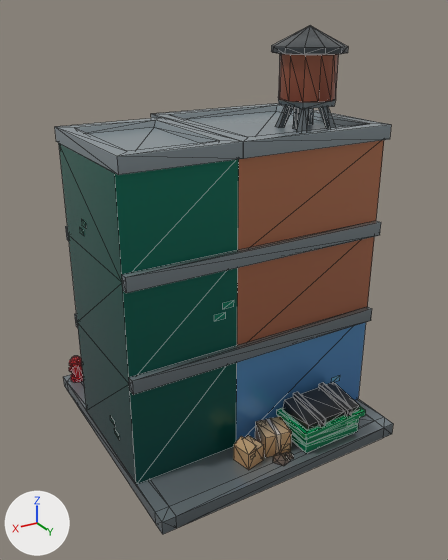
Renders of the glTF model model_3d/Building3/Building.glb from each side of a commit.
Before and after are seen from a 50 mm lens placed at (2.21, 3.78, 3.05), pointed at (0.02, 0.12, 1.22). The axes (+X, +Y, +Z) are drawn at lower left. The lights are the same throughout. Mesh edges are drawn as thin lines. Where no turn or scale is listed for an object, it has been applied to the vertices. Vertices at the same position are counted once.

The first picture shows 'building_G'.
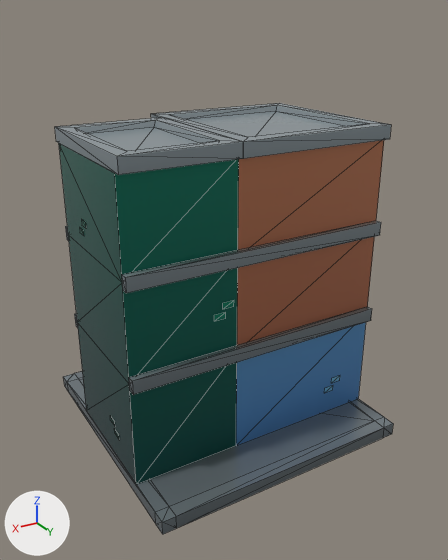
Changed parts and their boxes (x1, y1, x2, y2) in the pictures (448 x 560 px):
'building_G', reshaped (15% shorter)
    before: (55, 26, 393, 534)
    after: (55, 103, 393, 534)
part 1 of me_building_g, deleted
    before: (69, 26, 366, 470)

Diff of the bpy script that builds the scene:
```diff
--- a/model_3d/Building3/Building.glb.py
+++ b/model_3d/Building3/Building.glb.py
@@ me_building_g @@
 # used by ob_building_g; location = (0.0, 0.0, 0.0)
-me_building_g.from_pydata(...)  # 1365 vertices, 1711 faces; spans x -1.0..1.0, y -1.0..1.0, z 0.0..2.98
+me_building_g.from_pydata(...)  # 976 vertices, 1107 faces; spans x -1.0..1.0, y -1.0..1.0, z 0.0..2.35
+# me_building_g part 1: 24 loose pieces with 389 vertices, spanning x -0.85..0.97, y -0.97..0.98, z 0.1..2.98, are deleted
 me_building_g.materials.append(mat_citybits_texture)
```
